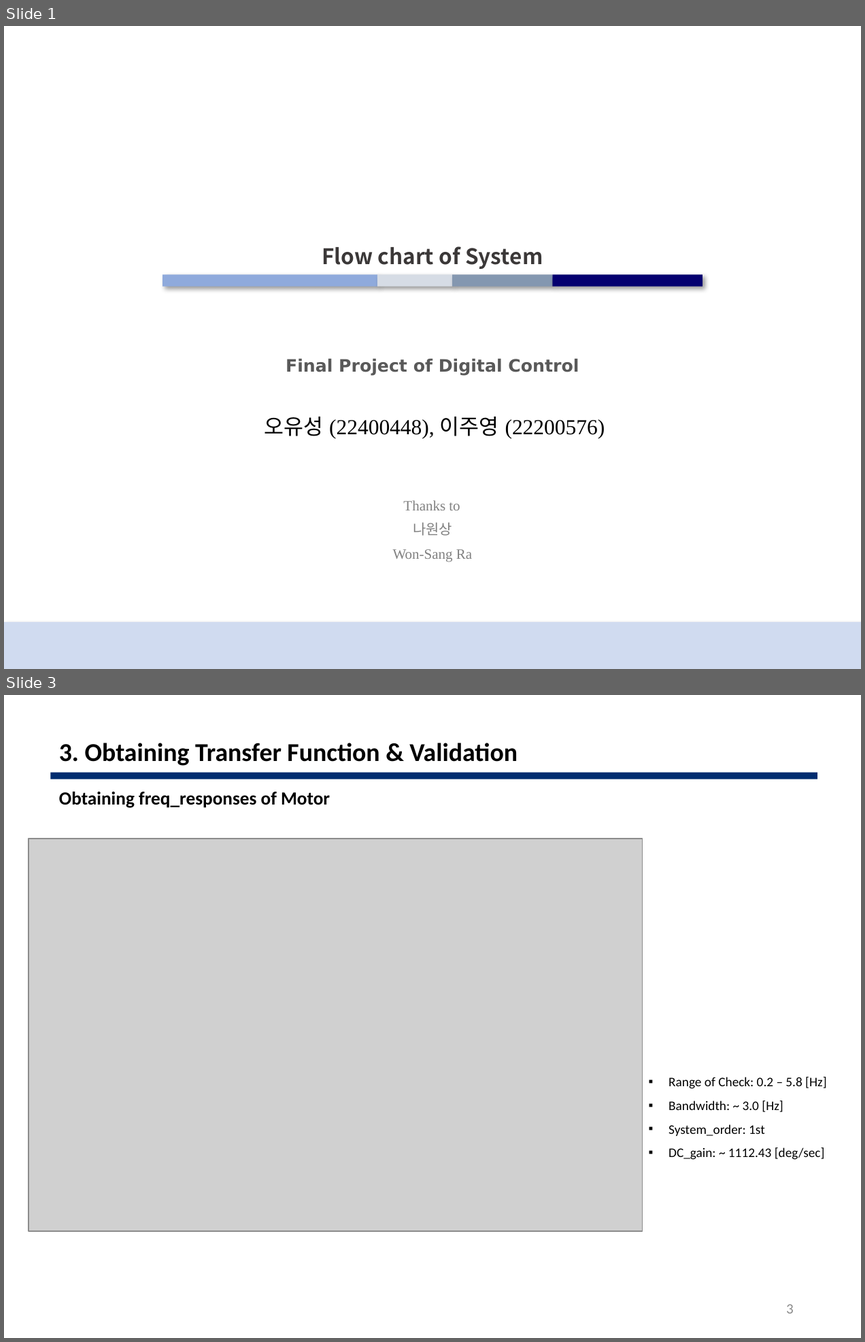
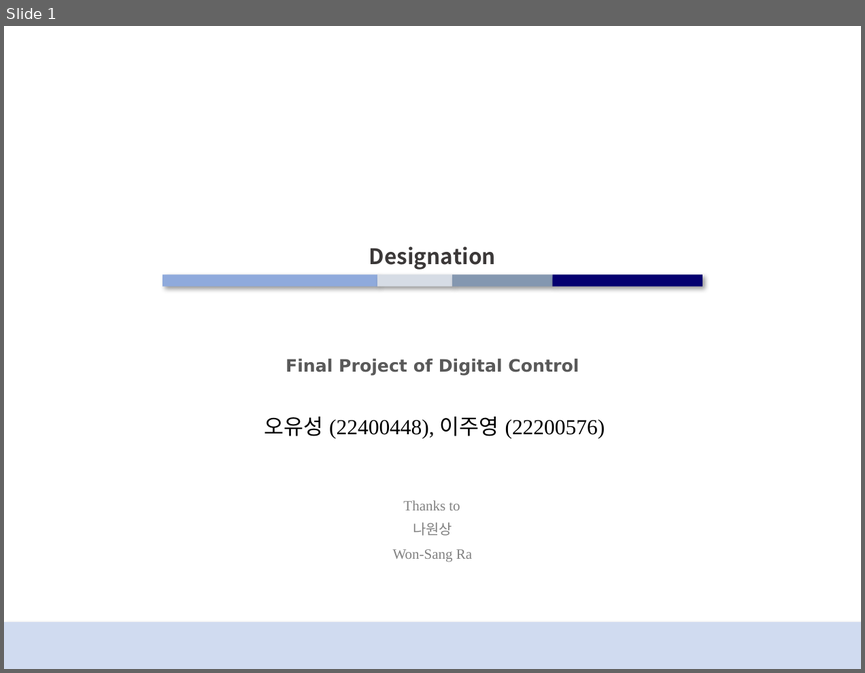
Before and after one commit to 22200576-JUYOUNG-LEE/DCSP_FINAL, a slide deck: 0603_Good/ppt/DCSP_about.pptx. Shown one above the other, each under a label of ours: slides 1 and 3 before the commit, slide 1 after it; the slides between them are not shown. The pictures are 865x1342 and 865x673 pixels, drawn with LibreOffice and Linux fonts; fonts in the diff are those of the drawing; grey boxes stand for pictures. Boxes give left, top, right and bottom in pixels: in the first picture for what was removed or moved away, otherwise in the second. Text is boxed around its words. In the diff, an @@ line names an element or a change of style, - is before the commit and + after.

```diff
--- a/0603_Good/ppt/DCSP_about.pptx
+++ b/0603_Good/ppt/DCSP_about.pptx
@@ slide 3 removed at (x1=4, y1=695, x2=861, y2=1338), background #FFFFFF @@
@@ title removed at (x1=59, y1=743, x2=517, y2=766) @@
-3. Obtaining Transfer Function & Validation
@@ rectangle removed at (x1=50, y1=772, x2=817, y2=779) @@
@@ text removed at (x1=59, y1=792, x2=330, y2=808) @@
-Obtaining freq_responses of Motor
@@ picture removed at (x1=29, y1=838, x2=643, y2=1231) @@
@@ text removed at (x1=668, y1=1076, x2=826, y2=1159) @@
-▪ Range of Check: 0.2 – 5.8 [Hz]
-▪ Bandwidth: ~ 3.0 [Hz]
-▪ System_order: 1st
-▪ DC_gain: ~ 1112.43 [deg/sec]
@@ page number removed at (x1=786, y1=1304, x2=793, y2=1313) @@
-3
@@ slide 1 changed as well @@
@@ title at (x1=369, y1=246, x2=496, y2=269): text changed @@
-Flow chart of System
+Designation
```
Also in this commit, not shown: 1 other slide changed, 5 slides added, 5 other slides removed, 2 other files.
